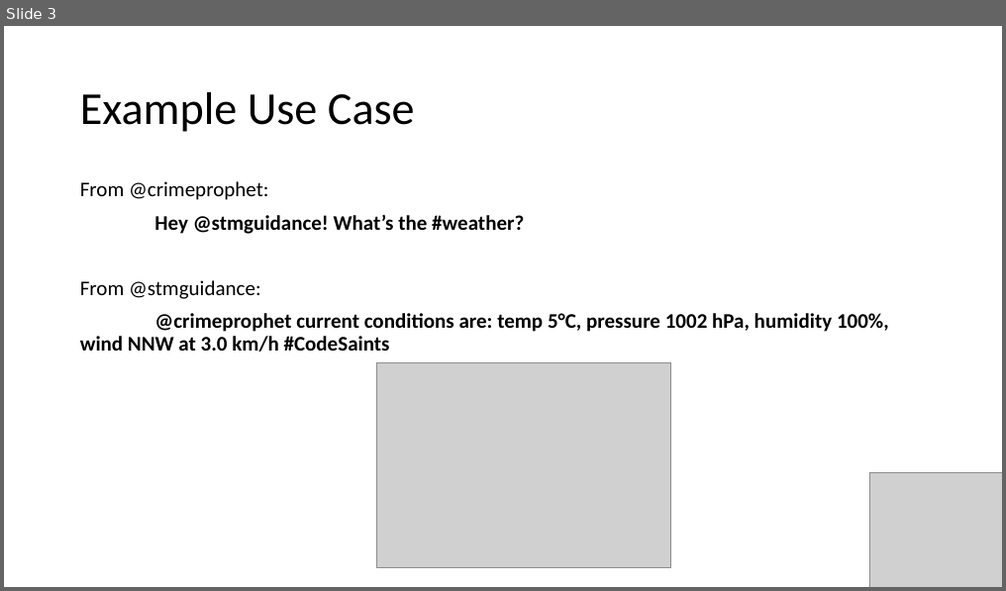
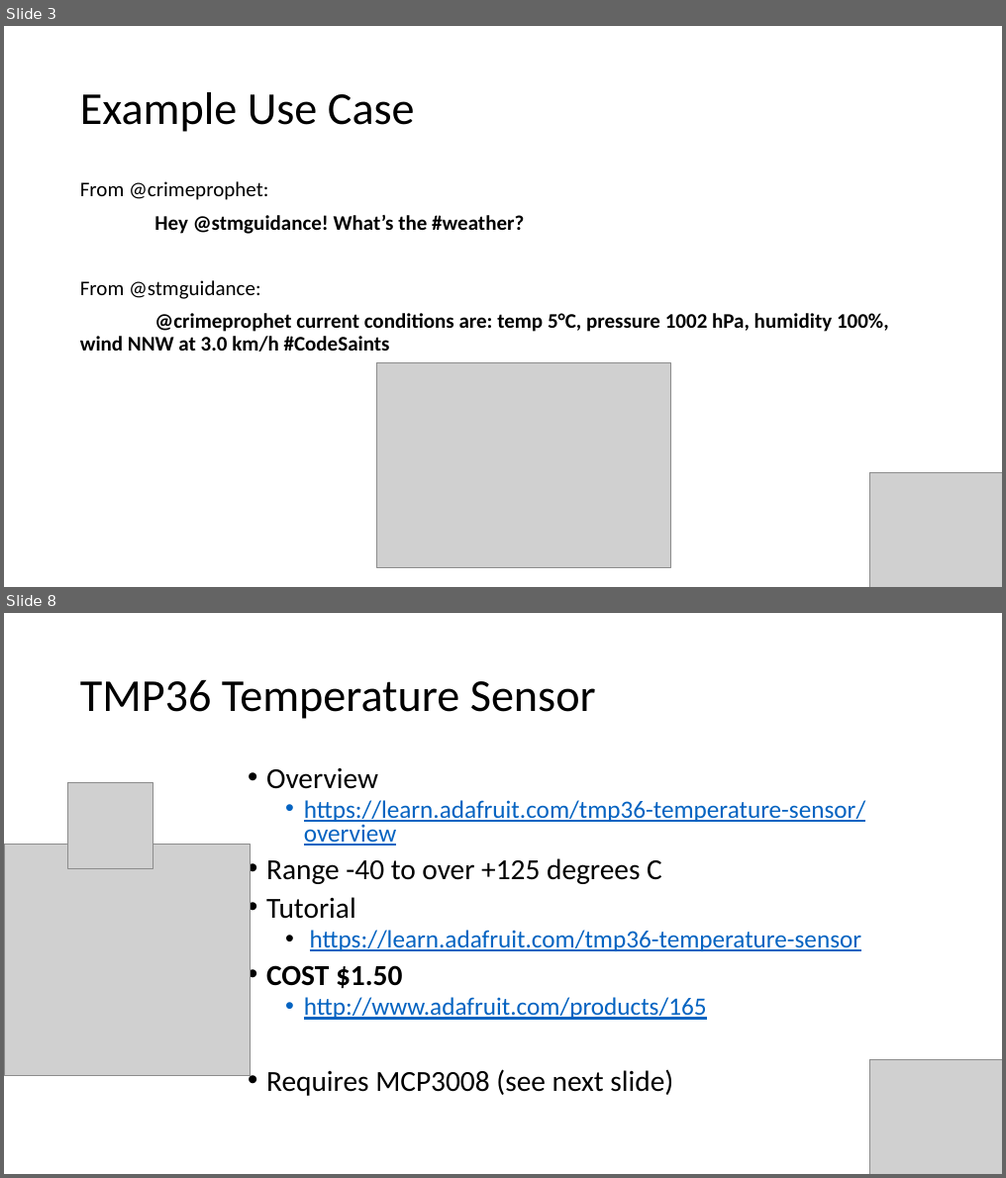
Before and after one commit to crimeprophet/CodeSaints, a slide deck: Weather Station.pptx. Shown one above the other, each under a label of ours: slide 3 before the commit, slides 3 and 8 after it; the slides between them are not shown. The pictures are 1006x591 and 1006x1178 pixels, drawn with LibreOffice and Linux fonts; fonts in the diff are those of the drawing; grey boxes stand for pictures. Boxes give left, top, right and bottom in pixels: in the first picture for what was removed or moved away, otherwise in the second. Text is boxed around its words. In the diff, an @@ line names an element or a change of style, - is before the commit and + after.

Commit message:
Added sensor research.

```diff
--- a/Weather Station.pptx
+++ b/Weather Station.pptx
@@ slide 8 added at [4,613,1002,1174], background #FFFFFF @@
@@ title added at [80,679,596,719], 44 pt, text #000000 @@
+TMP36 Temperature Sensor
@@ picture added at [67,782,153,868] @@
@@ text added at [266,768,865,1096], 24 pt, text #0563C1, underline @@
+• Overview
+  • https://learn.adafruit.com/tmp36-temperature-sensor/overview
+• Range -40 to over +125 degrees C
+• Tutorial
+  • https://learn.adafruit.com/tmp36-temperature-sensor
+• COST $1.50
+  • http://www.adafruit.com/products/165
+• Requires MCP3008 (see next slide)
@@ picture added at [4,845,250,1076] @@
@@ picture added at [870,1059,1002,1174] @@
```
Also in this commit, not shown: 3 slides changed, 9 other slides added.
